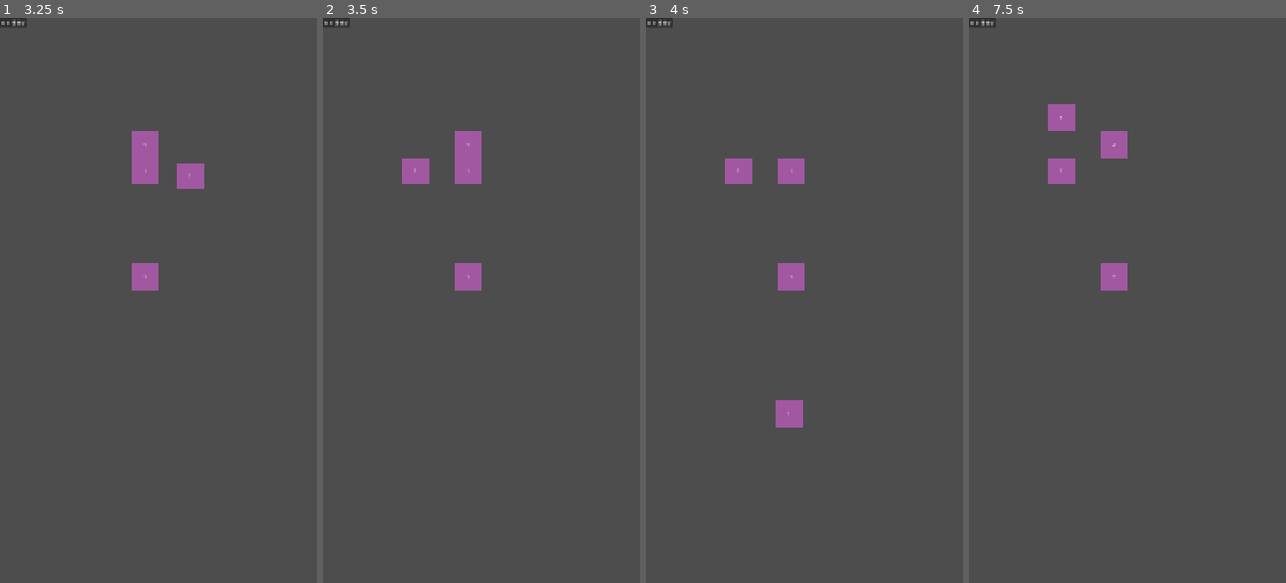
Above: before the commit, frames 1-4 (left to right).
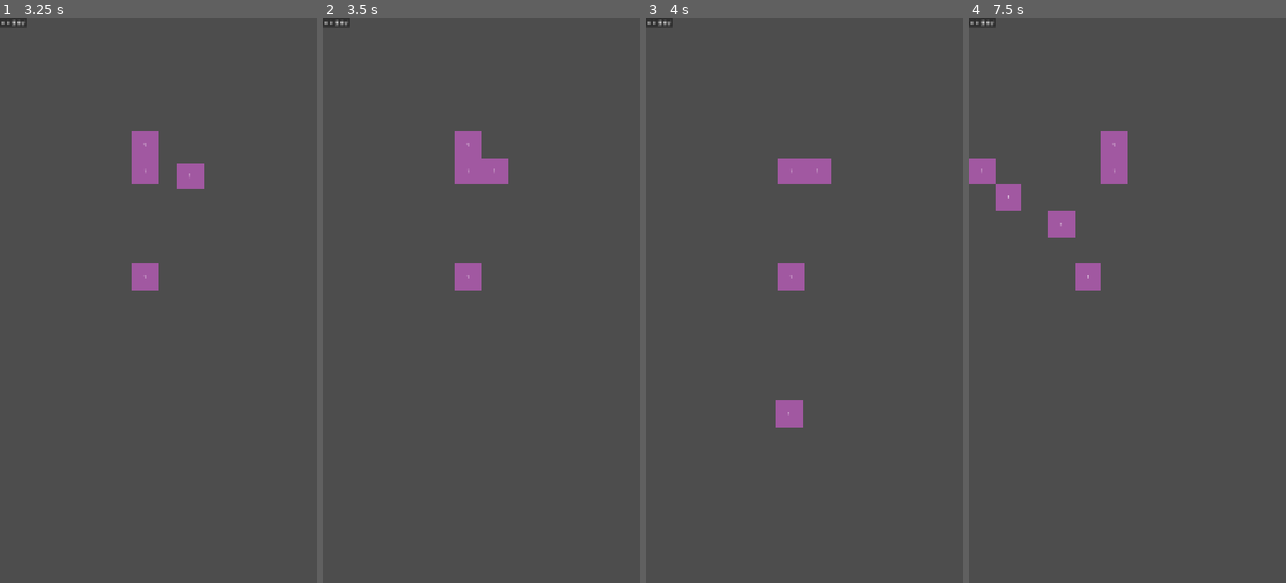
Above: after the commit, the same moments.

Repository: kimchungdo/MergeGame
Game: Godot game, scene res://main.tscn
Same seed, same stepped clock (60 frames per second), same inputs: the game is played once before the commit and once after it.
Inputs (mouse positions are in pixels of both pictures, inside the frame that each line leads up to):
- Up to frame 1 (3.25 s): click "아이템 생성" at 0.5 s; click "아이템 생성" at 1.25 s; click "아이템 생성" at 2 s; tap Enter at 2.75 s; drag from (91, 170) to (190, 176) at 2.77 s
- Up to frame 2 (3.5 s): no input
- Up to frame 3 (4 s): drag from (791, 142) to (788, 413) at 3.52 s
- Up to frame 4 (7.5 s): move the mouse to (1114, 170) at 4.27 s; click (1114, 170) at 4.42 s; tap Space at 5 s; drag from (1114, 277) to (1032, 215) at 5.02 s; drag from (1140, 170) to (1114, 277) at 5.77 s; drag from (1032, 215) to (1079, 159) at 6.52 s; tap Enter at 7.25 s; move the mouse to (1143, 300) at 7.27 s; click (1143, 300) at 7.42 s

Frame 1 is identical in both runs. In frame 2, 0.8% of the frame differs, in the area x 24-59%, y 24-30%; in frame 3, 0.8%; in frame 4, 3.2%, in the area x 0-50%, y 15-49%.

Commit message:
add position  change logic for item

Diff:
--- a/item.gd
+++ b/item.gd
@@ -4,11 +4,16 @@
 # 아이템의 레벨 속성 (1부터 시작)
 @export var level: int = 1
 
+# [추가] 내가 현재 그리드 상에서 몇 행 몇 열에 안착해 있는지 기억할 명찰 변수
+var grid_r: int = 0
+var grid_c: int = 0
+
 var is_dragging: bool = false
 var drag_offset: Vector2 = Vector2.ZERO
 var start_position: Vector2 = Vector2.ZERO
 
 @onready var label: Label = $Label # 레벨을 눈으로 확인하기 위한 텍스트
+@onready var main_node = get_node("/root/Main") # [추가] Main 스크립트 함수를 호출하기 위한 경로
 
 func _ready():
 	start_position = global_position
@@ -26,30 +31,23 @@
 		if event.pressed:
 			# 드래그 시작
 			is_dragging = true
+			# [수정] 튕겨 돌아갈 기준점을 '드래그를 막 시작한 현재 위치'로 고정
 			start_position = global_position
 			drag_offset = get_global_mouse_position() - global_position
+			z_index = 10 # 드래그 중인 아이템이 다른 아이템들 위로 보이도록 레이어 업
+
 		elif !event.pressed and is_dragging:
 			# 드래그 끝 (마우스를 뗌)
 			is_dragging = false
-			check_merge_target()
+			z_index = 0 # 레이어 원상 복구
 
-# 마우스를 놓았을 때 주변에 합칠 수 있는 다른 아이템이 있는지 검사
-func check_merge_target():
-	var overlapping_areas = get_overlapping_areas()
-	var merged: bool = false
+			# [수정] 기존 check_merge_target 대신 Main에게 빈칸 체크 및 이동 요청을 보냅니다.
+			# 마우스를 뗀 현재 global_position과 자신이 원래 있던 행/열(grid_r, grid_c)을 같이 던집니다.
+			var success = main_node.request_move_item(self, global_position, grid_r, grid_c)
 
-	for area in overlapping_areas:
-		if area is MergeItem and area != self:
-			# 다른 아이템을 찾았고, 레벨이 같다면 머지 시작!
-			if area.level == self.level:
-				area.level_up() # 상대방 레벨업
-				self.queue_free() # 나 자신은 흡수되어 삭제
-				merged = true
-				break
-
-	if not merged:
-		# 합치기 실패 시 원래 자리로 튕겨서 돌아감
-		global_position = start_position
+			# Main이 "그 자리는 이미 찬 칸이거나 판 밖이라 이동 불가(false)"라고 하면 원래 자리로 롤백
+			if not success:
+				global_position = start_position
 
 # 레벨업 시 실행되는 함수
 func level_up():
--- a/main.gd
+++ b/main.gd
@@ -45,6 +45,14 @@
 	var new_item = item_scene.instantiate()
 	new_item.global_position = Vector2(spawn_x, spawn_y)
 
+	# _on_button_pressed 함수 내부 맨 아래 변수 심는 부분 수정
+	add_child(new_item)
+	grid[r][c] = new_item
+
+	# 생성된 아이템에게 자기가 몇 행 몇 열에 배치되었는지 변수로 알려줍니다.
+	new_item.grid_r = r
+	new_item.grid_c = c
+
 	# 생성된 아이템을 무대에 추가하고 그리드 데이터에 등록
 	add_child(new_item)
 	grid[r][c] = new_item
@@ -68,3 +76,55 @@
 			if grid[r][c] == null:
 				return Vector2(r, c) # 행, 열 위치 반환
 	return null # 빈 칸이 없으면 null 반환
+
+
+# 1. 화면 좌표(X, Y)를 넣으면 역으로 몇 행 몇 열인지 계산해주는 함수
+func get_grid_index(global_pos: Vector2):
+	# 시작 위치와 타일 사이즈를 기준으로 마우스가 위치한 칸의 인덱스를 계산합니다.
+	var c = floor((global_pos.x - START_POS.x) / TILE_SIZE)
+	var r = floor((global_pos.y - START_POS.y) / TILE_SIZE)
+
+	# 계산된 인덱스가 7x9 보드판 내부라면 Vector2(행, 열)로 반환
+	if r >= 0 and r < GRID_ROWS and c >= 0 and c < GRID_COLS:
+		return Vector2(r, c)
+	return null
+
+# 2. 행(r), 열(c) 인덱스를 넣으면 그 칸의 정확한 화면 중심 좌표를 돌려주는 함수
+func get_grid_position(r: int, c: int) -> Vector2:
+	var x = START_POS.x + (c * TILE_SIZE)
+	var y = START_POS.y + (r * TILE_SIZE)
+	return Vector2(x, y)
+
+# 3. [핵심] 아이템이 드래그를 마쳤을 때 호출할 이동 요청 함수
+func request_move_item(item, release_global_pos: Vector2, old_r: int, old_c: int) -> bool:
+	var target_index = get_grid_index(release_global_pos)
+
+	# 조건 A: 판 바깥에 떨어뜨렸다면 이동 실패
+	if target_index == null:
+		return false
+
+	var new_r = target_index.x
+	var new_c = target_index.y
+
+	# 조건 B: 원래 자리에 고대로 놓은 경우 (이동 성공 처리하여 제자리 스냅)
+	if old_r == new_r and old_c == new_c:
+		item.global_position = get_grid_position(old_r, old_c)
+		return true
+
+	# 조건 C: 이동할 자리가 완벽히 비어있는(null) 경우에만 이동 허용!
+	if grid[new_r][new_c] == null:
+		grid[old_r][old_c] = null # 이전 자리는 비우고
+		grid[new_r][new_c] = item # 새 자리에 아이템 등록
+
+		# 아이템의 위치를 해당 그리드 칸의 정확한 좌표로 보정
+		item.global_position = get_grid_position(new_r, new_c)
+
+		# 아이템이 기억하는 본인의 행/열 정보 갱신 (item.gd에 해당 변수가 있어야 함)
+		item.grid_r = new_r
+		item.grid_c = new_c
+		print("이동 성공: [", old_r, ",", old_c, "] -> [", new_r, ",", new_c, "]")
+		return true
+
+	# 조건 D: 이미 다른 아이템이 있다면 이동 실패
+	print("이동 실패: 이미 아이템이 있는 칸입니다.")
+	return false
